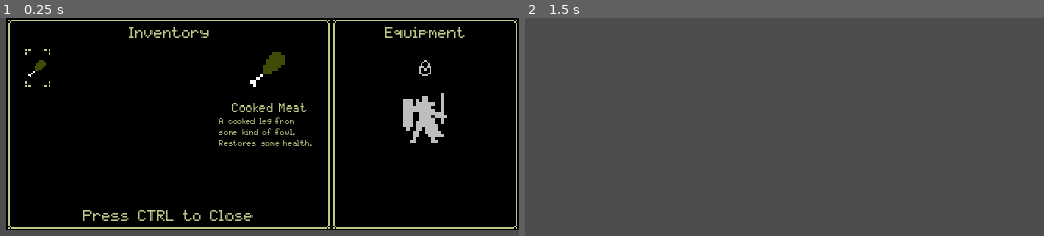
Above: before the commit, frames 1-2 (left to right).
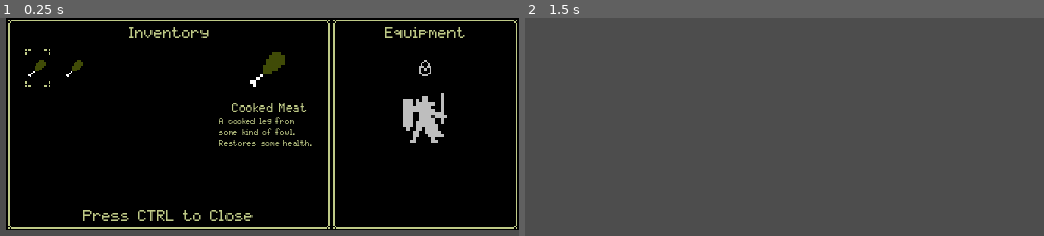
Above: after the commit, the same moments.

Repository: ChrisGlenn/tdaci
Game: Godot game, scene res://Scenes/UI/Inventory_Menu/inventory_menu.tscn
The game is run twice, just before and just after one commit, with the same random seed, the same clock (stepped at 60 frames per second) and the same inputs. This scene is started directly instead of the project's main scene.
Inputs:
- Up to frame 1 (0.25 s): no input
- Up to frame 2 (1.5 s): tap Enter at 0.5 s; hold Right (ci_RIGHT) 0.53-1.28 s; tap Space (ci_A) at 0.6 s; tap Escape (ci_START) at 1.25 s; hold Down (ci_DOWN) from 1.28 s (still down); tap Ctrl (ci_B) at 1.35 s

The runs differ from the first frame. In frame 1, less than 0.1% of the frame differs, in the area x 12-16%, y 19-28%; in frame 2, nothing differs.

Commit message:
10/12/2024 NIGHT

Diff:
--- a/Scenes/UI/Inventory_Menu/inventory_menu.gd
+++ b/Scenes/UI/Inventory_Menu/inventory_menu.gd
@@ -35,6 +35,8 @@
 
 
 func inventory_control():
+	# CYCLE THROUGH THE INVENTORY
+	# CLOSE THE INVENTORY MENU
 	if Input.is_action_just_pressed("ci_B"):
 		get_tree().paused = false # unpause the game
 		queue_free() # delete the inventory instance
--- a/Scenes/UI/Inventory_Menu/inventory_menu.tscn
+++ b/Scenes/UI/Inventory_Menu/inventory_menu.tscn
@@ -17,6 +17,7 @@
 offset_bottom = 136.0
 
 [node name="INV_Title" type="Label" parent="Inventory_Background"]
+layout_mode = 0
 offset_left = 8.0
 offset_top = 5.0
 offset_right = 200.0
@@ -37,6 +38,7 @@
 frame = 259
 
 [node name="Inspector_Title" type="Label" parent="Inventory_Background"]
+layout_mode = 0
 offset_left = 136.0
 offset_top = 54.0
 offset_right = 200.0
@@ -48,6 +50,7 @@
 horizontal_alignment = 1
 
 [node name="Inspector_Desc" type="Label" parent="Inventory_Background"]
+layout_mode = 0
 offset_left = 136.0
 offset_top = 64.0
 offset_right = 200.0
@@ -59,6 +62,7 @@
 autowrap_mode = 3
 
 [node name="Press_Return" type="Label" parent="Inventory_Background"]
+layout_mode = 0
 offset_left = 8.0
 offset_top = 122.0
 offset_right = 200.0
@@ -245,6 +249,7 @@
 offset_bottom = 136.0
 
 [node name="EQP_Title" type="Label" parent="Inventory_Background2"]
+layout_mode = 0
 offset_left = 8.0
 offset_top = 5.0
 offset_right = 112.0
--- a/Scenes/UI/Quest_Menu/quest_menu.tscn
+++ b/Scenes/UI/Quest_Menu/quest_menu.tscn
@@ -16,6 +16,7 @@
 
 [node name="Quest_Title" type="Label" parent="Quest_Background"]
 visible = false
+layout_mode = 0
 offset_left = 16.0
 offset_top = 8.0
 offset_right = 192.0
@@ -52,6 +53,7 @@
 autowrap_mode = 3
 
 [node name="Press_Return" type="Label" parent="Quest_Background"]
+layout_mode = 0
 offset_left = 16.0
 offset_top = 120.0
 offset_right = 192.0
--- a/Scripts/globals.gd
+++ b/Scripts/globals.gd
@@ -36,7 +36,7 @@
     "AC": 2,
     "WPN_DMG": 0,
     "WPN_PEN": 0,
-    "INV": ["meat"],
+    "INV": ["meat", "meat"],
     "Spells": [],
     "Dead": false
 }
Not shown, changed: Notes/items.txt
Not shown, removed: Notes/.items.txt.swp
